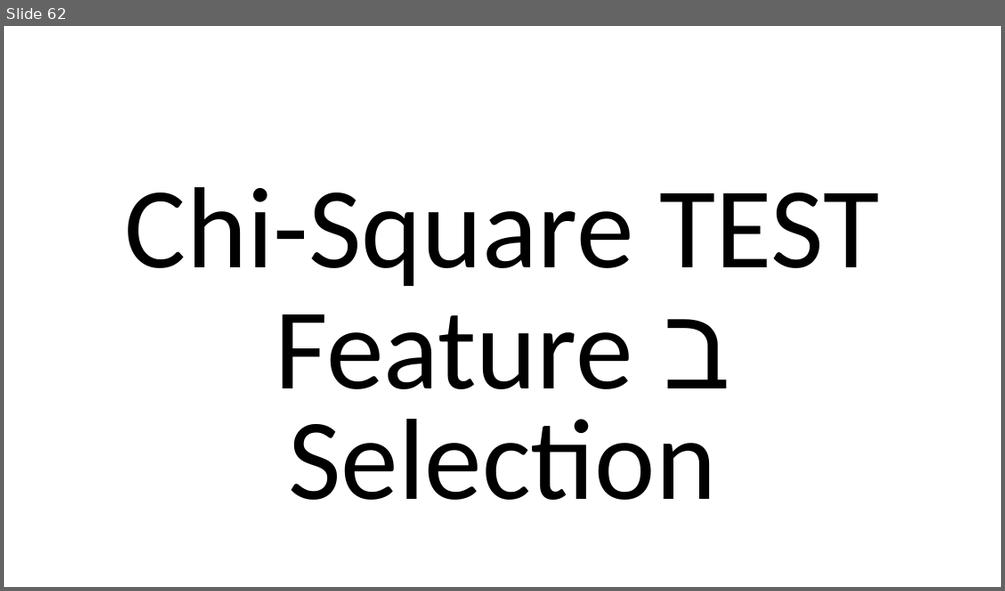
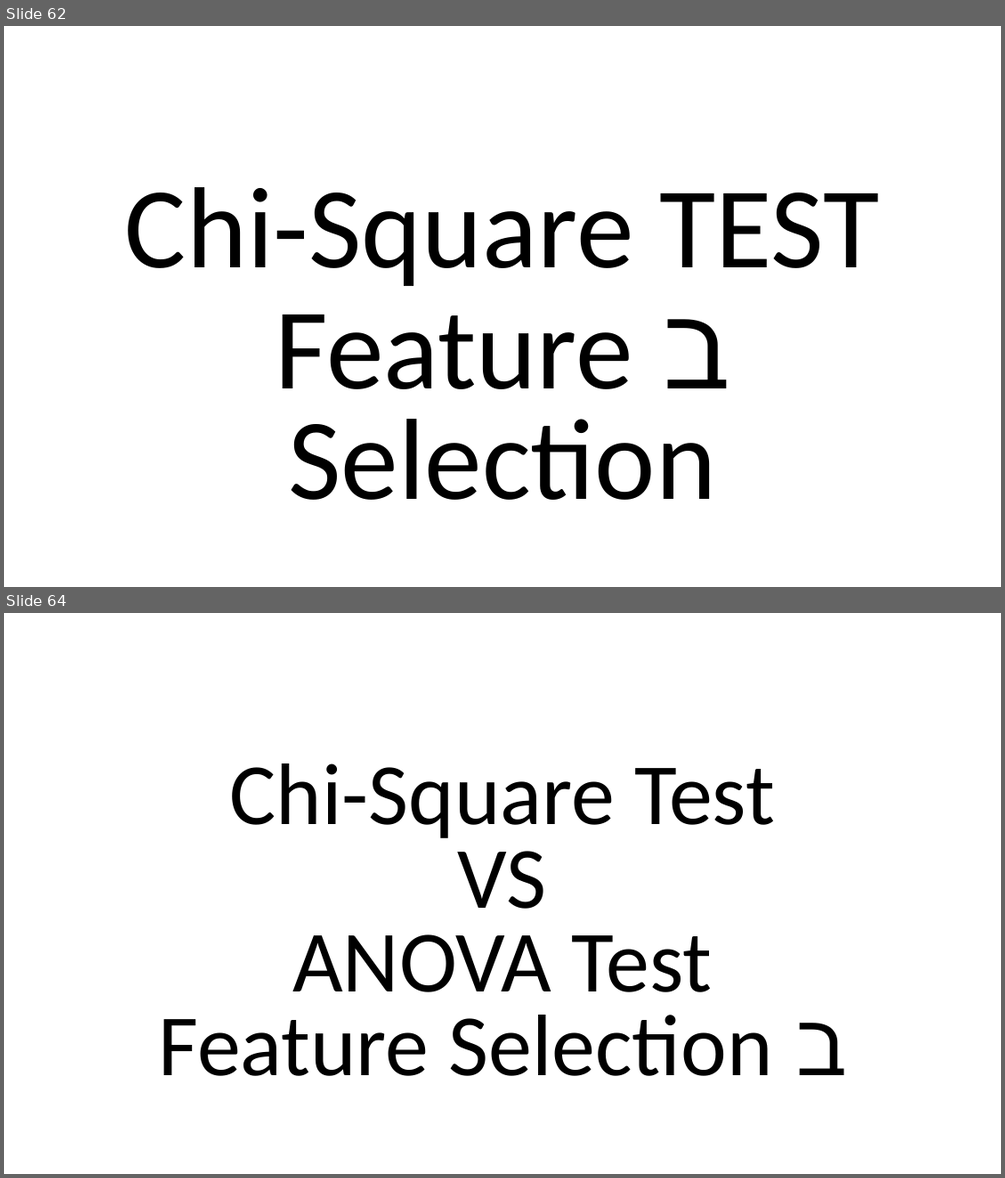
Before and after one commit to amitliron/FeatureSelecion, a slide deck: Presentation/Feature Selection.pptx. Shown one above the other, each under a label of ours: slide 62 before the commit, slides 62 and 64 after it; the slides between them are not shown. The pictures are 1005x591 and 1005x1178 pixels, drawn with LibreOffice and Linux fonts; fonts in the diff are those of the drawing. Boxes give left, top, right and bottom in pixels: in the first picture for what was removed or moved away, otherwise in the second. Text is boxed around its words. In the diff, an @@ line names an element or a change of style, - is before the commit and + after.

```diff
--- a/Presentation/Feature Selection.pptx
+++ b/Presentation/Feature Selection.pptx
@@ slide 64 added at (4, 613, 1001, 1174), background #FFFFFF @@
@@ text added at (158, 763, 775, 1076), 84 pt, text #000000 @@
+Chi-Square Test
+VS
+ANOVA Test
+ב Feature Selection
```
Also in this commit, not shown: 2 other slides added, 1 slide removed.
